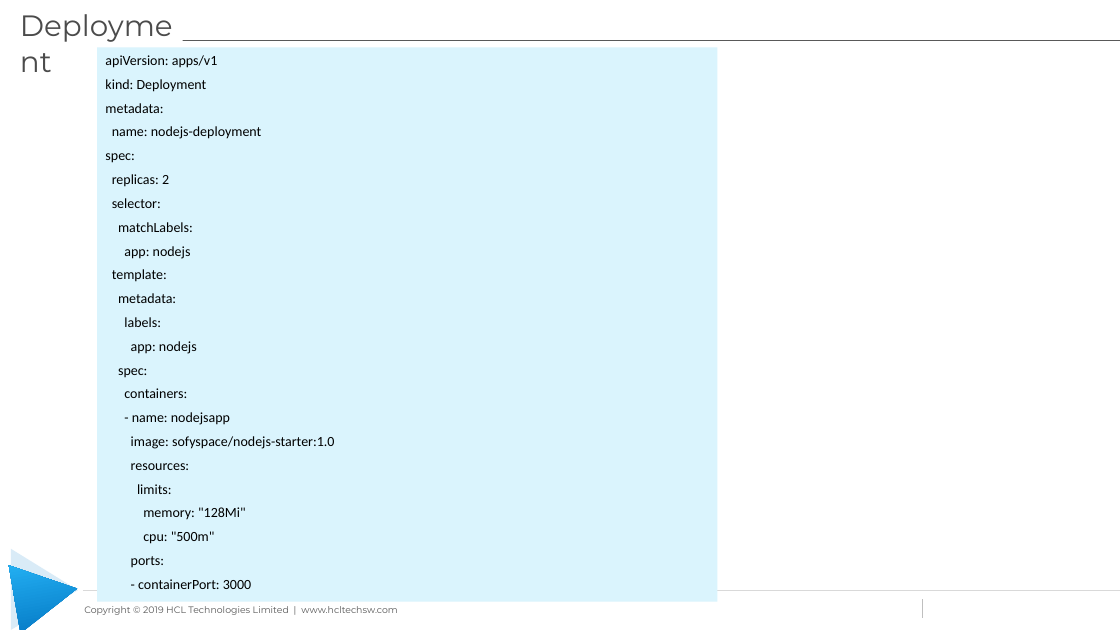
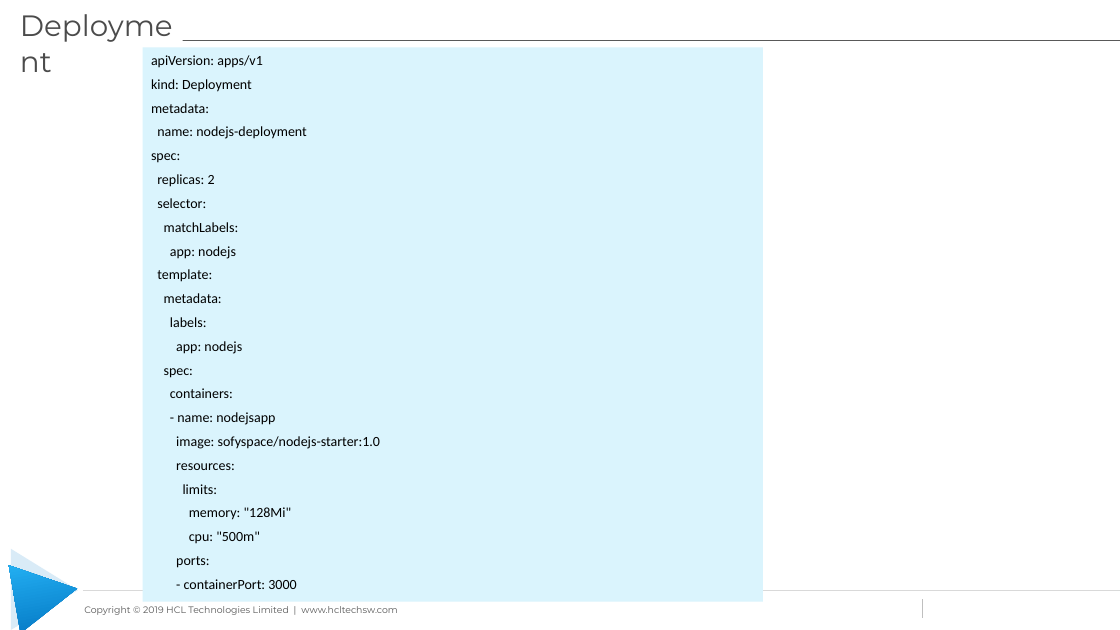
Before and after one commit to learning-zone/docker-and-kubernetes-basics, a slide deck: slide 11 of kubernetes-workshop-files/Kubernetes_Workshop.pptx. Drawn at 1120x630 pixels with LibreOffice and Linux fonts; fonts in the diff are those of the drawing; background and template pictures are left out. Boxes give left, top, right and bottom in pixels: in the first picture for what was removed or moved away, otherwise in the second. Text is boxed around its words. In the diff, an @@ line names an element or a change of style, - is before the commit and + after.

```diff
--- a/kubernetes-workshop-files/Kubernetes_Workshop.pptx
+++ b/kubernetes-workshop-files/Kubernetes_Workshop.pptx
@@ rectangle "apiVersion: apps/v1": place and size @@
-rectangle "apiVersion: apps/v1" at (97, 47, 718, 602)
+rectangle "apiVersion: apps/v1" at (143, 47, 763, 602)
```
Also in this commit, not shown: 8 other slides changed, 4 slides added.
